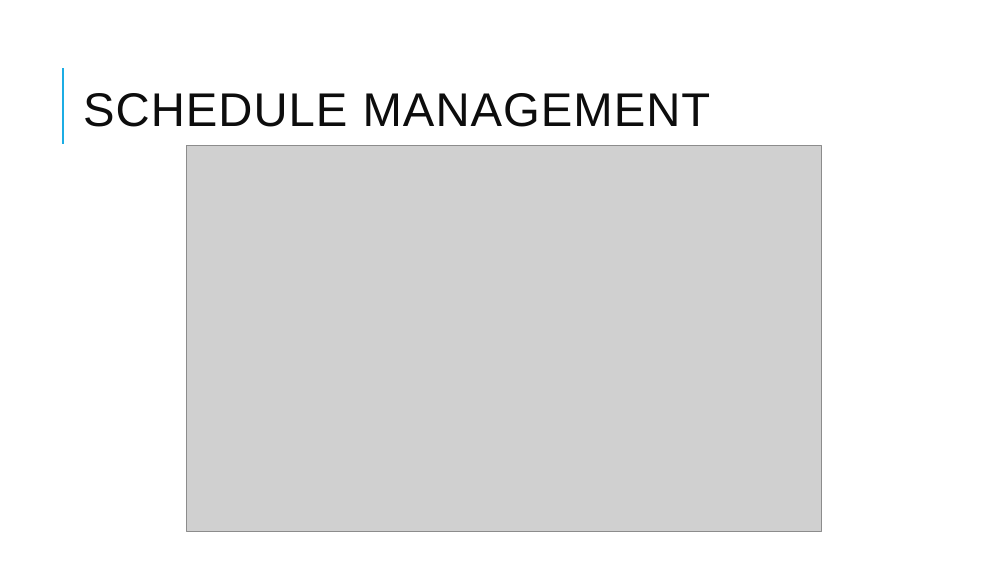
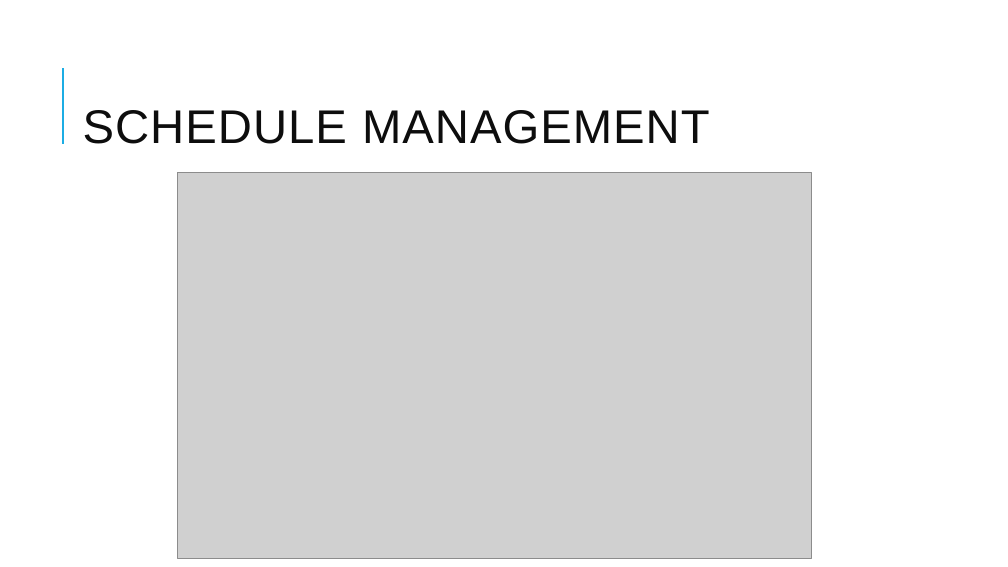
Before and after one commit to RaviTeja444/health-wellness, a slide deck: slide 11 of docs/presentation/Walk_Tracker.pptx. Drawn at 1008x567 pixels with LibreOffice and Linux fonts; fonts in the diff are those of the drawing; grey boxes stand for pictures. Boxes give left, top, right and bottom in pixels: in the first picture for what was removed or moved away, otherwise in the second. Text is boxed around its words. In the diff, an @@ line names an element or a change of style, - is before the commit and + after.

```diff
--- a/docs/presentation/Walk_Tracker.pptx
+++ b/docs/presentation/Walk_Tracker.pptx
@@ title "SCHEDULE MANAGEMENT": place and size @@
-title "SCHEDULE MANAGEMENT" at (83,93,711,127)
+title "SCHEDULE MANAGEMENT" at (83,110,710,144)
@@ picture: place and size @@
-picture at (187,145,821,531)
+picture at (177,172,811,558)
```
Also in this commit, not shown: 12 other slides changed, 1 slide added.
